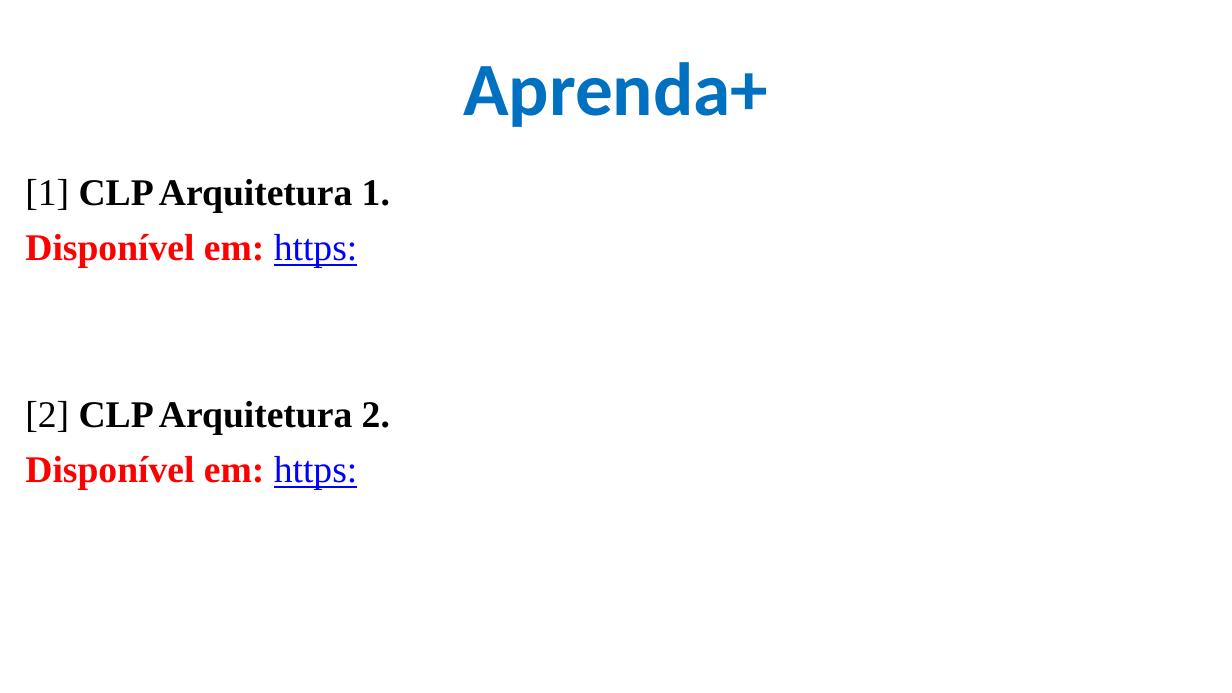
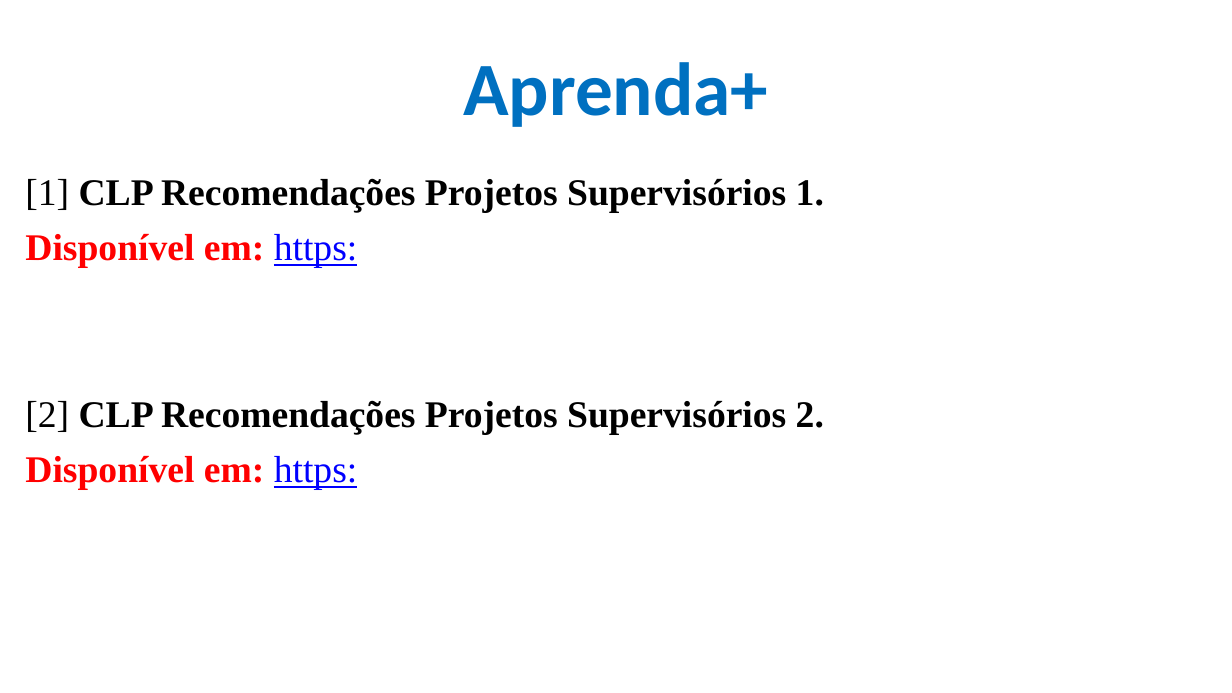
Before and after one commit to CloudEducationBrazil/WydenUniRuyControladoresLogicosProgCLP, a slide deck: slide 5 of 01 Classes/Aula10 - CLP - Recomendações Projetos Supervisórios.pptx. Drawn at 1232x693 pixels with LibreOffice and Linux fonts; fonts in the diff are those of the drawing; background and template pictures are left out. Boxes give left, top, right and bottom in pixels: in the first picture for what was removed or moved away, otherwise in the second. Text is boxed around its words. In the diff, an @@ line names an element or a change of style, - is before the commit and + after.

```diff
--- a/01 Classes/Aula10 - CLP - Recomendações Projetos Supervisórios.pptx
+++ b/01 Classes/Aula10 - CLP - Recomendações Projetos Supervisórios.pptx
@@ text at [25, 178, 824, 213]: text changed @@
-[1] CLP Arquitetura 1.
+[1] CLP Recomendações Projetos Supervisórios 1.
@@ text at [25, 400, 824, 435]: text changed @@
-[2] CLP Arquitetura 2.
+[2] CLP Recomendações Projetos Supervisórios 2.
```
Also in this commit, not shown: 2 other slides changed, 6 other files.
